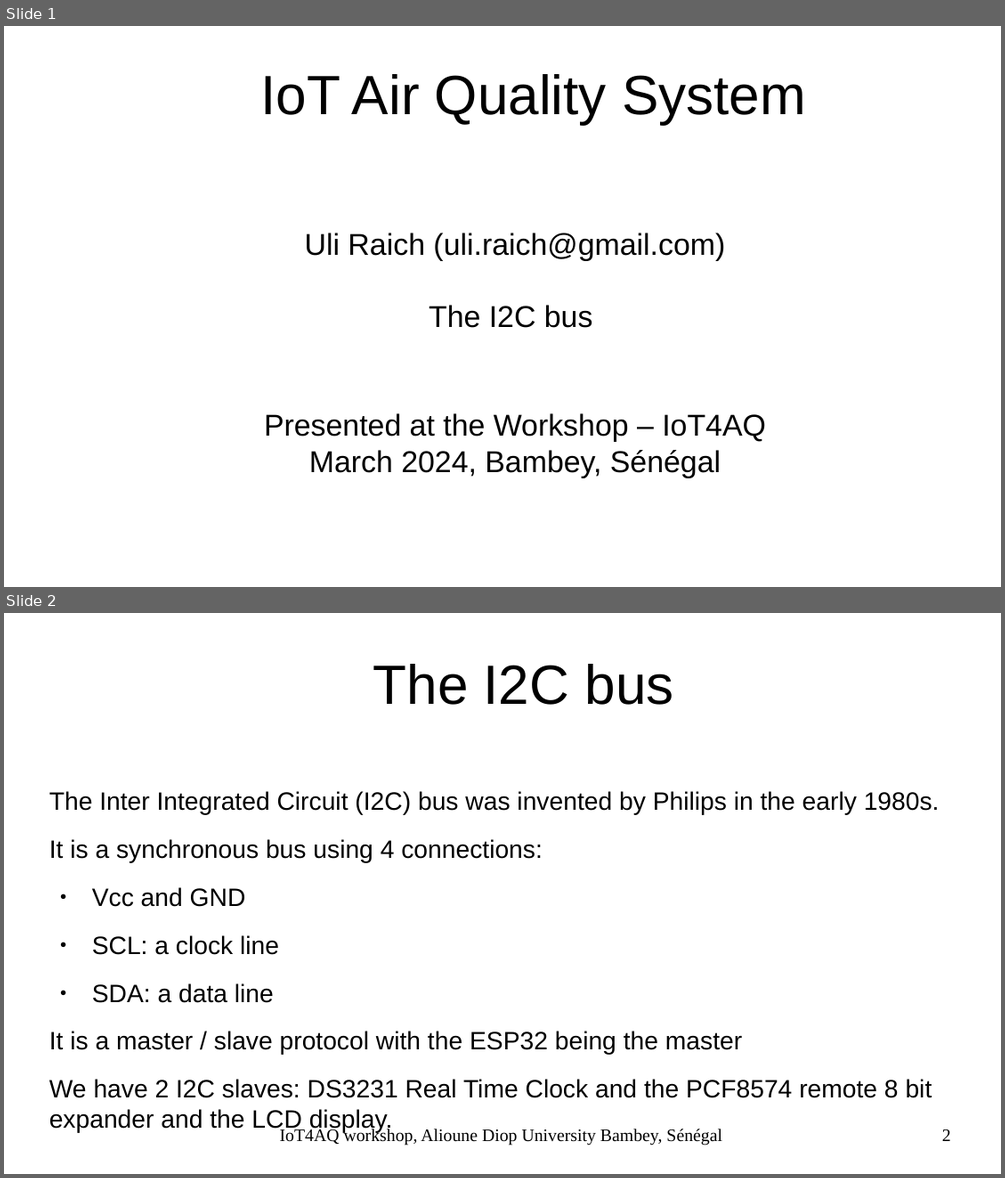
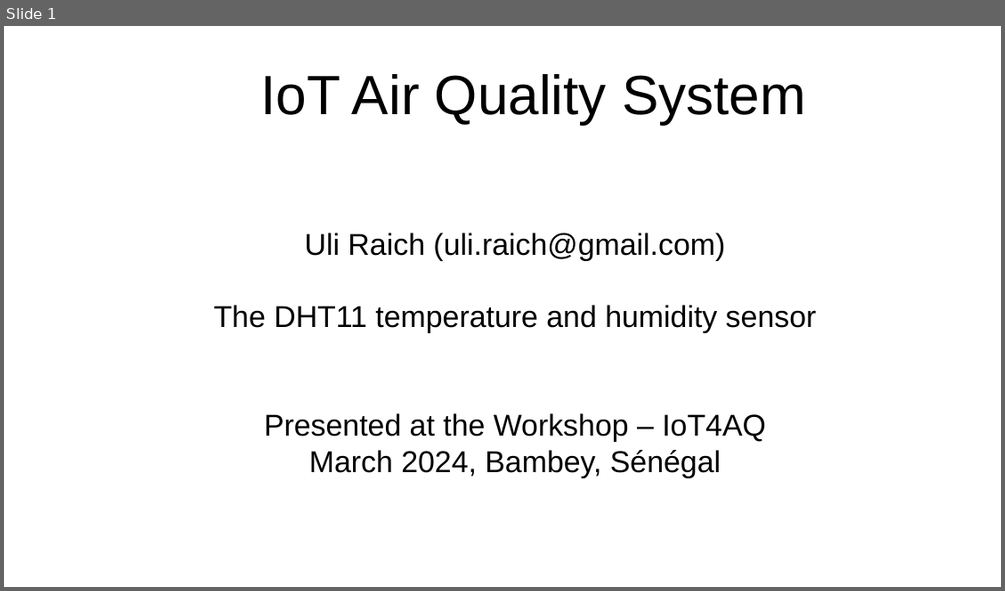
Before and after one commit to uraich/IoT4AQ, a slide deck: workshop/slides/iot4aq_dht11.odp. Shown one above the other, each under a label of ours: slides 1 and 2 before the commit, slide 1 after it. The pictures are 1005x1178 and 1005x591 pixels, drawn with LibreOffice and Linux fonts; fonts in the diff are those of the drawing; background and template pictures are left out. Boxes give left, top, right and bottom in pixels: in the first picture for what was removed or moved away, otherwise in the second. Text is boxed around its words. In the diff, an @@ line names an element or a change of style, - is before the commit and + after.

```diff
--- a/workshop/slides/iot4aq_dht11.odp
+++ b/workshop/slides/iot4aq_dht11.odp
@@ slide 2 removed at [4,613,1001,1174], background #FFFFFF @@
@@ title removed at [373,664,674,705] @@
-The I2C bus
@@ text removed at [49,791,939,1098] @@
-The Inter Integrated Circuit (I2C) bus was invented by Philips in the early 1980s.
-It is a synchronous bus using 4 connections:
-● Vcc and GND
-● SCL: a clock line
-● SDA: a data line
-It is a master / slave protocol with the ESP32 being the master
-We have 2 I2C slaves: DS3231 Real Time Clock and the PCF8574 remote 8 bit expander and the LCD display.
@@ text removed at [280,1127,722,1145] @@
-IoT4AQ workshop, Alioune Diop University Bambey, Sénégal
@@ page number removed at [942,1129,951,1141] @@
-2
@@ slide 1 changed as well @@
@@ subtitle at [214,305,817,333]: text changed @@
-The I2C bus
+The DHT11 temperature and humidity sensor
```
Also in this commit, not shown: 2 other slides changed, 4 slides added, 1 other slide removed.
